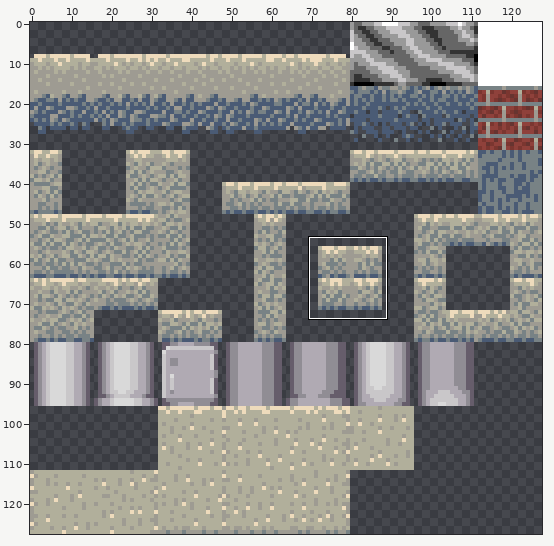
Sprite sheet, stored at Tilesets/Above Ground.png. The first picture is a wide view before the edit; the outline marks the close-up.
Close-up. The starting point:
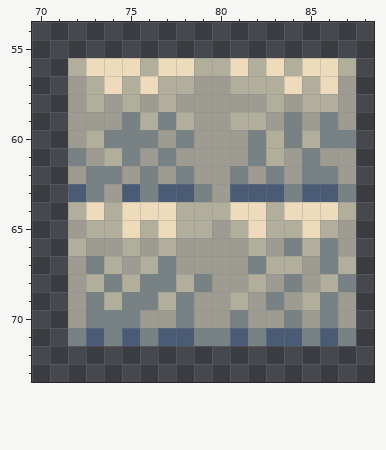
The file is 128x128 pixels. Colours within 5 levels of each other are drawn and written as one. Shown: x 70..88, y 54..73. The commit also changed other parts of the picture, which this record leaves out.
The result:
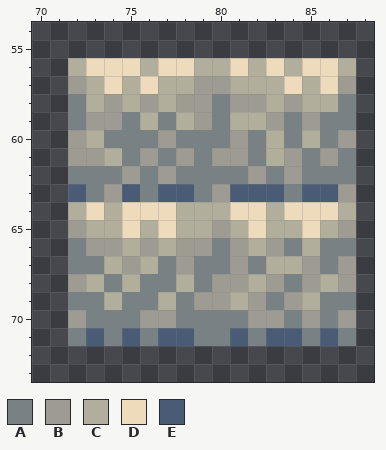
Palette (. is transparent): A #788285  B #9e9b92  C #b1af9b  D #eedbbc  E #4a5b75
The edit:
@@ x 70..88 @@
 57 ..BCDCDCCBBCCCDCDB.
-58 ..BCBCBCBBBBBCBCCB.
-59 ..BBBACACBBCCBABAB.
-60 ..BCAAABABBBACACAA.
-61 ..ABCABABBBBACBABB.
-62 ..BAABABABBABABAAB.
-63 ..EABEAEEABEEEAEEA.
+58 ..ACBCBCBBABBCBCCA.
+59 ..ABBACACBACCBABAA.
+60 ..BCAAABAAABACACAB.
+61 ..BBCABABABBACBABA.
+62 ..AAABABAAAABABAAA.
+63 ..EABEAEEABEEEAEEB.
 64 ..CDCDDDCCCDDCDDDC.
 65 ..BCCDCDCCBCDCCDCB.
-66 ..CBBCBCBBBBCBACAB.
-67 ..BACBCABBBBACCBAC.
-68 ..BCACAACABBCBABCA.
-69 ..BACAACABBCBABCAB.
-70 ..BAAABBABBABBABAB.
+66 ..ABBCBCBBABCBACAA.
+67 ..AACBCABAABACCBAB.
+68 ..BCACAACABBCBABCB.
+69 ..AACAACABBCBABCAA.
+70 ..BAAABBAAAABBABAB.
 71 ..AEAEAEEAAEAEEAEA.
Where, in picture pixels (left, top, right, bottom), the same in both close-ups:
changed: (68, 94, 86, 184)
changed: (194, 94, 230, 184)
changed: (338, 94, 356, 310)
changed: (68, 238, 86, 310)
changed: (194, 238, 230, 328)
